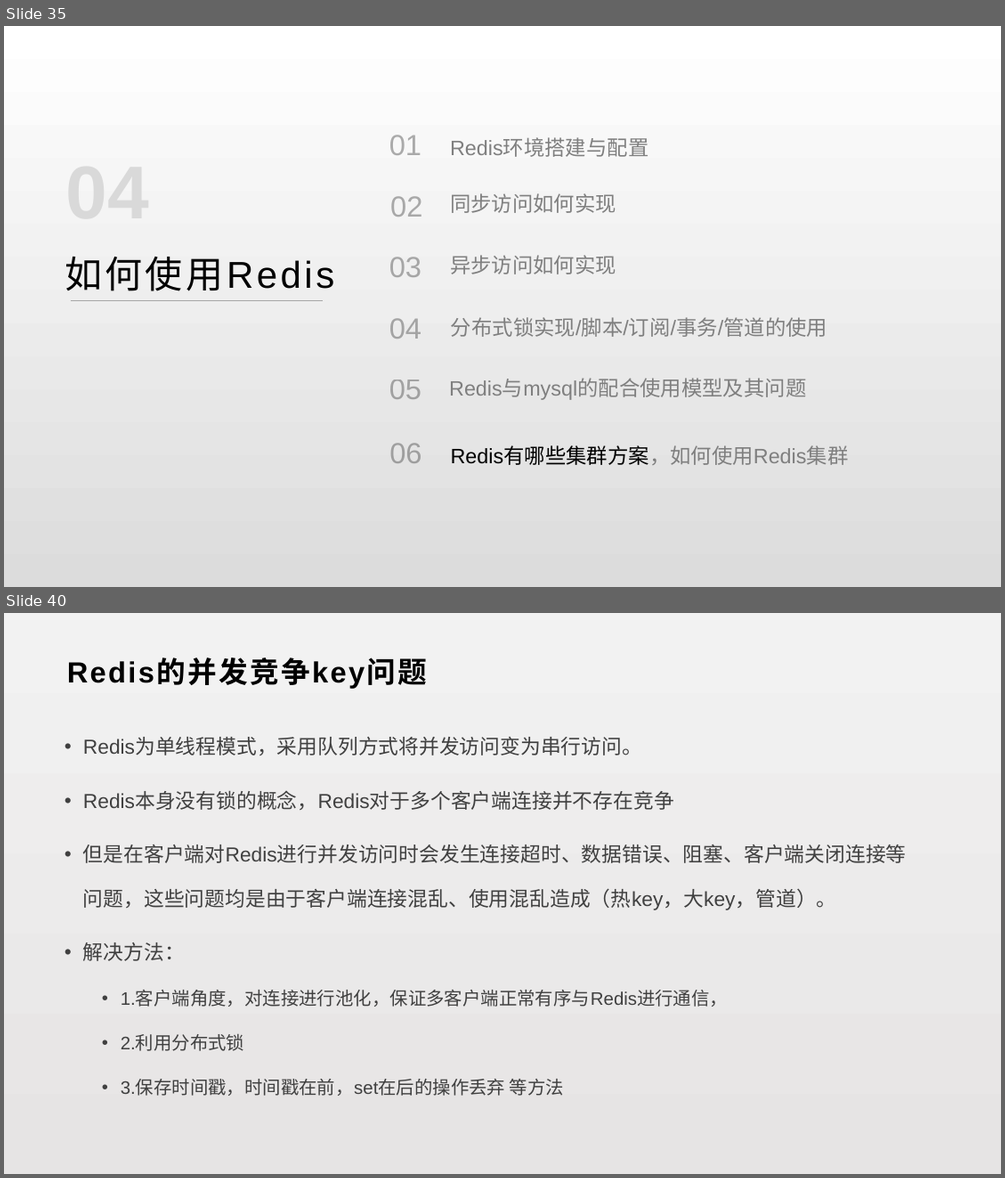
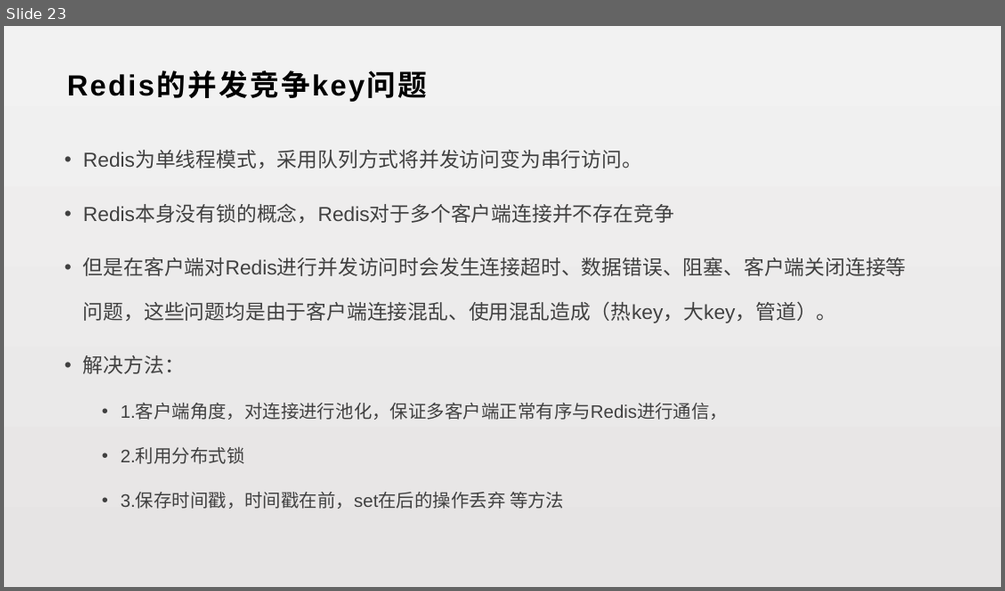
Before and after one commit to lori227/KFrame, a slide deck: _doc/KFrame.pptx. Shown one above the other, each under a label of ours: slides 35 and 40 before the commit, slide 23 after it; the slides between them are not shown. The pictures are 1005x1178 and 1005x591 pixels, drawn with LibreOffice and Linux fonts; fonts in the diff are those of the drawing. Boxes give left, top, right and bottom in pixels: in the first picture for what was removed or moved away, otherwise in the second. Text is boxed around its words. In the diff, an @@ line names an element or a change of style, - is before the commit and + after.

```diff
--- a/_doc/KFrame.pptx
+++ b/_doc/KFrame.pptx
@@ slide 35 removed at <box>4,26,1001,587</box>, background gradient #FFFFFF to #DCDCDC @@
@@ text removed at <box>389,135,421,155</box> @@
-01
@@ text removed at <box>450,138,648,157</box> @@
-Redis环境搭建与配置
@@ text removed at <box>390,196,422,216</box> @@
-02
@@ text removed at <box>450,193,616,213</box> @@
-同步访问如何实现
@@ text removed at <box>65,256,334,291</box> @@
-如何使用Redis
@@ text removed at <box>389,257,421,277</box> @@
-03
@@ text removed at <box>450,255,616,274</box> @@
-异步访问如何实现
@@ line removed from (71, 300) to (323, 300) @@
@@ text removed at <box>389,318,421,338</box> @@
-04
@@ text removed at <box>451,317,827,337</box> @@
-分布式锁实现/脚本/订阅/事务/管道的使用
@@ text removed at <box>389,379,421,399</box> @@
-05
@@ text removed at <box>449,379,806,400</box> @@
-Redis与mysql的配合使用模型及其问题
@@ text removed at <box>389,443,421,463</box> @@
-06
@@ text removed at <box>451,447,849,465</box> @@
-Redis有哪些集群方案，如何使用Redis集群
@@ what was slide 40 is now slide 23 @@
```
Also in this commit, not shown: 11 slides added, 27 other slides removed, 1 other file.
